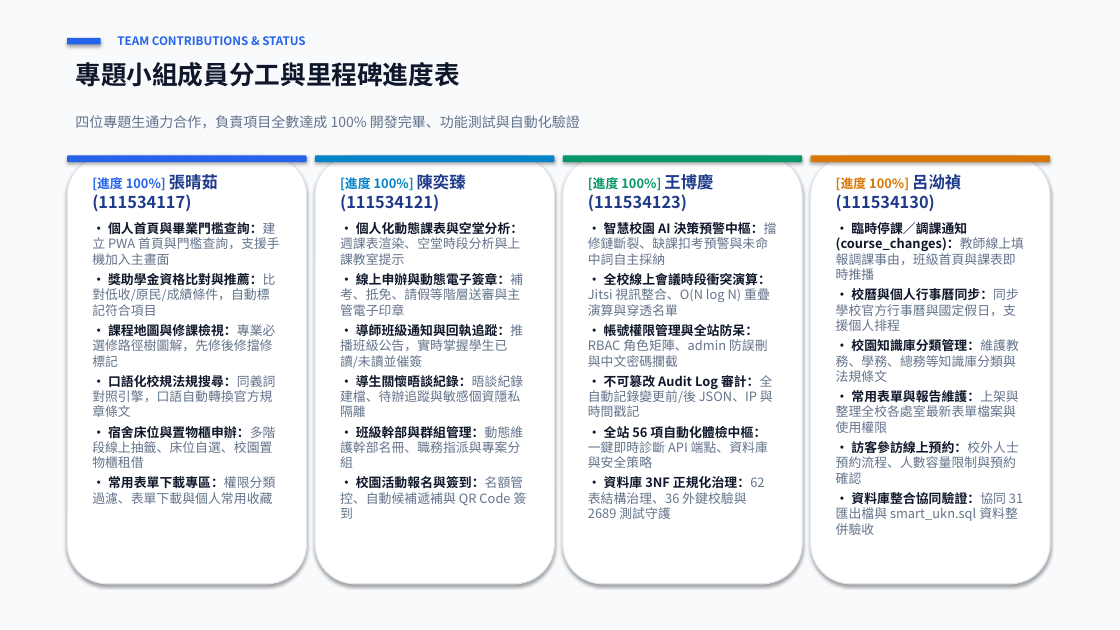
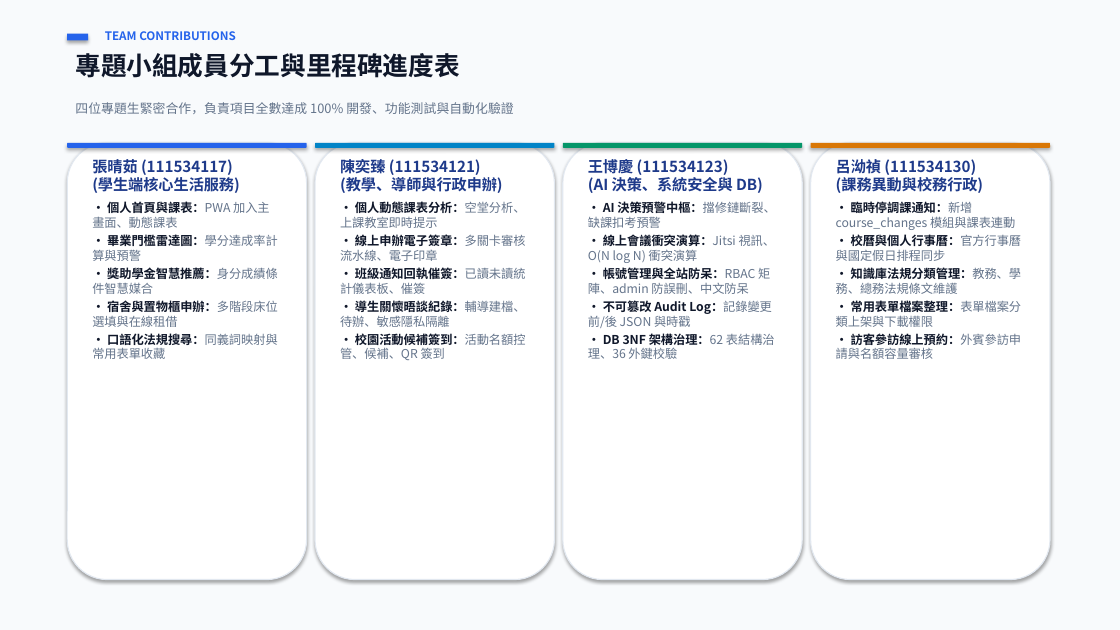
Before and after one commit to 111534121/smart-ukn, a slide deck: slide 14 of 校園智慧服務平台_專題成果簡報.pptx. Drawn at 1120x630 pixels with LibreOffice and Linux fonts; fonts in the diff are those of the drawing. Boxes give left, top, right and bottom in pixels: in the first picture for what was removed or moved away, otherwise in the second. Text is boxed around its words. In the diff, an @@ line names an element or a change of style, - is before the commit and + after.

Commit message:
docs: 優化專題成果簡報為極簡大圖版 (精簡字數、大面積功能截圖展示區、保留完整講稿)

```diff
--- a/校園智慧服務平台_專題成果簡報.pptx
+++ b/校園智慧服務平台_專題成果簡報.pptx
@@ rectangle: place and size @@
-rectangle at box(67, 38, 101, 45)
+rectangle at box(67, 34, 88, 40)
@@ text at box(105, 31, 236, 40): text changed @@
-TEAM CONTRIBUTIONS & STATUS
+TEAM CONTRIBUTIONS
@@ text at box(75, 102, 513, 114): text changed; size 12 to 11 pt @@
-四位專題生通力合作，負責項目全數達成 100% 開發完畢、功能測試與自動化驗證
+四位專題生緊密合作，負責項目全數達成 100% 開發、功能測試與自動化驗證
@@ rounded rectangle: place and size @@
-rounded rectangle at box(67, 155, 307, 584)
+rounded rectangle at box(67, 143, 307, 580)
@@ rounded rectangle: place and size @@
-rounded rectangle at box(315, 155, 555, 584)
+rounded rectangle at box(315, 143, 555, 580)
@@ rounded rectangle: place and size @@
-rounded rectangle at box(563, 155, 802, 584)
+rounded rectangle at box(563, 143, 802, 580)
@@ 4 rounded rectangles, 1 text: place and size @@
-4 rounded rectangles, 1 text at box(67, 62, 1050, 162)
+4 rounded rectangles, 1 text at box(67, 53, 1050, 148)
@@ rounded rectangle: place and size @@
-rounded rectangle at box(811, 155, 1050, 584)
+rounded rectangle at box(811, 143, 1050, 580)
@@ text at box(92, 157, 278, 359): text changed; size 11 to 10.5 pt; bold on @@
-[進度 100%] 張晴茹 (111534117)
-• 個人首頁與畢業門檻查詢：建立 PWA 首頁與門檻查詢，支援手機加入主畫面
-• 獎助學金資格比對與推薦：比對低收/原民/成績條件，自動標記符合項目
-• 課程地圖與修課檢視：專業必選修路徑樹圖解，先修後修擋修標記
-• 口語化校規法規搜尋：同義詞對照引擎，口語自動轉換官方規章條文
-• 宿舍床位與置物櫃申辦：多階段線上抽籤、床位自選、校園置物櫃租借
-• 常用表單下載專區：權限分類過濾、表單下載與個人常用收藏
+張晴茹 (111534117)
+(學生端核心生活服務)
+• 個人首頁與課表：PWA 加入主畫面、動態課表
+• 畢業門檻雷達圖：學分達成率計算與預警
+• 獎助學金智慧推薦：身分成績條件智慧媒合
+• 宿舍與置物櫃申辦：多階段床位選填與在線租借
+• 口語化法規搜尋：同義詞映射與常用表單收藏
@@ text at box(340, 157, 526, 360): text changed; size 11 to 10.5 pt; bold on @@
-[進度 100%] 陳奕臻 (111534121)
-• 個人化動態課表與空堂分析：週課表渲染、空堂時段分析與上課教室提示
-• 線上申辦與動態電子簽章：補考、抵免、請假等階層送審與主管電子印章
-• 導師班級通知與回執追蹤：推播班級公告，實時掌握學生已讀/未讀並催簽
-• 導生關懷晤談紀錄：晤談紀錄建檔、待辦追蹤與敏感個資隱私隔離
-• 班級幹部與群組管理：動態維護幹部名冊、職務指派與專案分組
-• 校園活動報名與簽到：名額管控、自動候補遞補與 QR Code 簽到
+陳奕臻 (111534121)
+(教學、導師與行政申辦)
+• 個人動態課表分析：空堂分析、上課教室即時提示
+• 線上申辦電子簽章：多關卡審核流水線、電子印章
+• 班級通知回執催簽：已讀未讀統計儀表板、催簽
+• 導生關懷晤談紀錄：輔導建檔、待辦、敏感隱私隔離
+• 校園活動候補簽到：活動名額控管、候補、QR 簽到
@@ text at box(588, 159, 776, 359): text changed; size 11 to 10.5 pt; bold on @@
-[進度 100%] 王博慶 (111534123)
-• 智慧校園 AI 決策預警中樞：擋修鏈斷裂、缺課扣考預警與未命中詞自主採納
-• 全校線上會議時段衝突演算：Jitsi 視訊整合、O(N log N) 重疊演算與穿透名單
-• 帳號權限管理與全站防呆：RBAC 角色矩陣、admin 防誤刪與中文密碼攔截
-• 不可篡改 Audit Log 審計：全自動記錄變更前/後 JSON、IP 與時間戳記
-• 全站 56 項自動化體檢中樞：一鍵即時診斷 API 端點、資料庫與安全策略
-• 資料庫 3NF 正規化治理：62 表結構治理、36 外鍵校驗與 2689 測試守護
+王博慶 (111534123)
+(AI 決策、系統安全與 DB)
+• AI 決策預警中樞：擋修鏈斷裂、缺課扣考預警
+• 線上會議衝突演算：Jitsi 視訊、O(N log N) 衝突演算
+• 帳號管理與全站防呆：RBAC 矩陣、admin 防誤刪、中文防呆
+• 不可篡改 Audit Log：記錄變更前/後 JSON 與時戳
+• DB 3NF 架構治理：62 表結構治理、36 外鍵校驗
@@ text at box(836, 159, 1022, 359): text changed; size 11 to 10.5 pt @@
-[進度 100%] 呂泑禎 (111534130)
-• 臨時停課／調課通知 (course_changes)：教師線上填報調課事由，班級首頁與課表即時推播
-• 校曆與個人行事曆同步：同步學校官方行事曆與國定假日，支援個人排程
-• 校園知識庫分類管理：維護教務、學務、總務等知識庫分類與法規條文
-• 常用表單與報告維護：上架與整理全校各處室最新表單檔案與使用權限
-• 訪客參訪線上預約：校外人士預約流程、人數容量限制與預約確認
-• 資料庫整合協同驗證：協同 31 匯出檔與 smart_ukn.sql 資料整併驗收
+呂泑禎 (111534130)
+(課務異動與校務行政)
+• 臨時停調課通知：新增 course_changes 模組與課表連動
+• 校曆與個人行事曆：官方行事曆與國定假日排程同步
+• 知識庫法規分類管理：教務、學務、總務法規條文維護
+• 常用表單檔案整理：表單檔案分類上架與下載權限
+• 訪客參訪線上預約：外賓參訪申請與名額容量審核
```
Also in this commit, not shown: 15 other slides changed, 1 other file.
